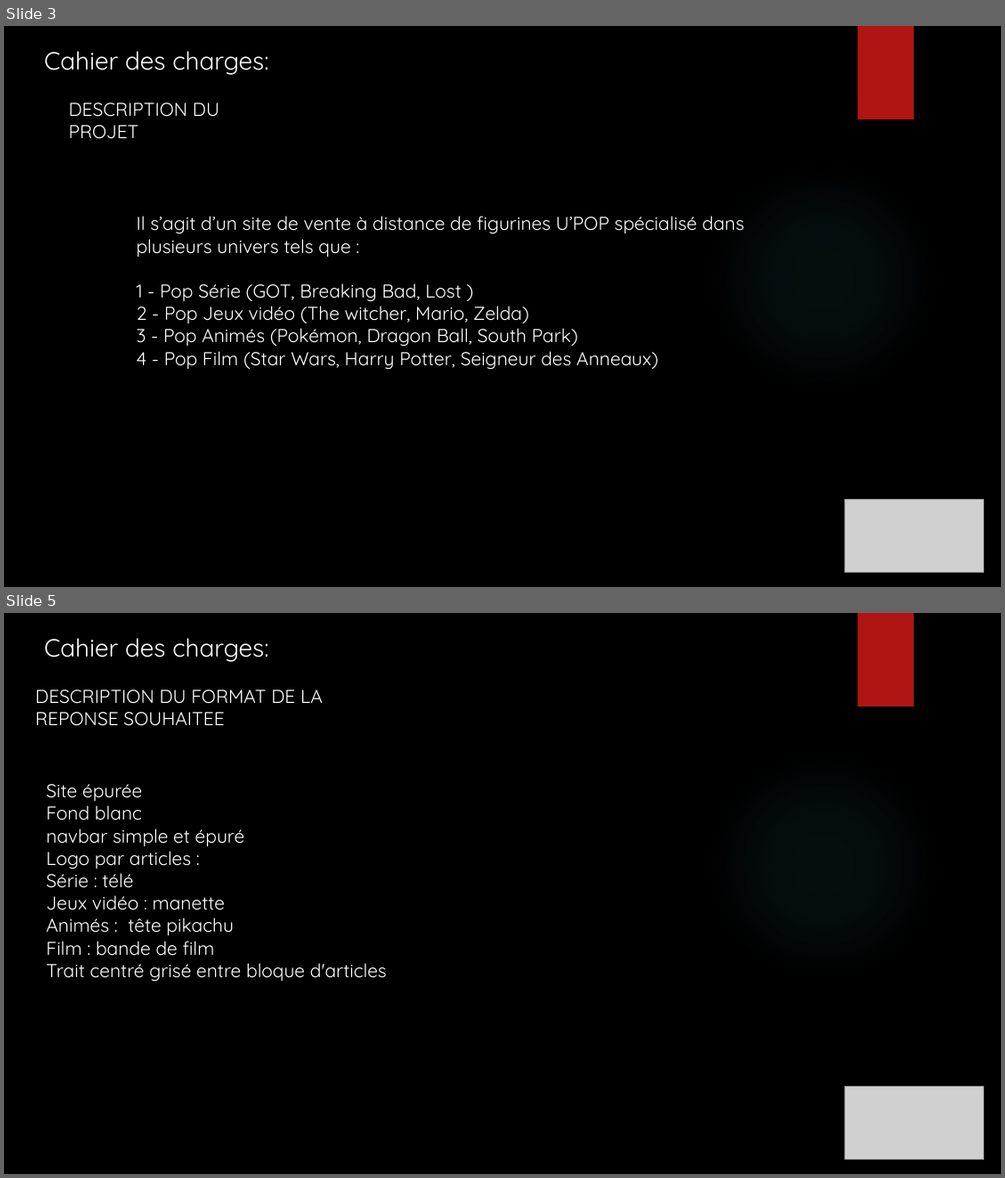
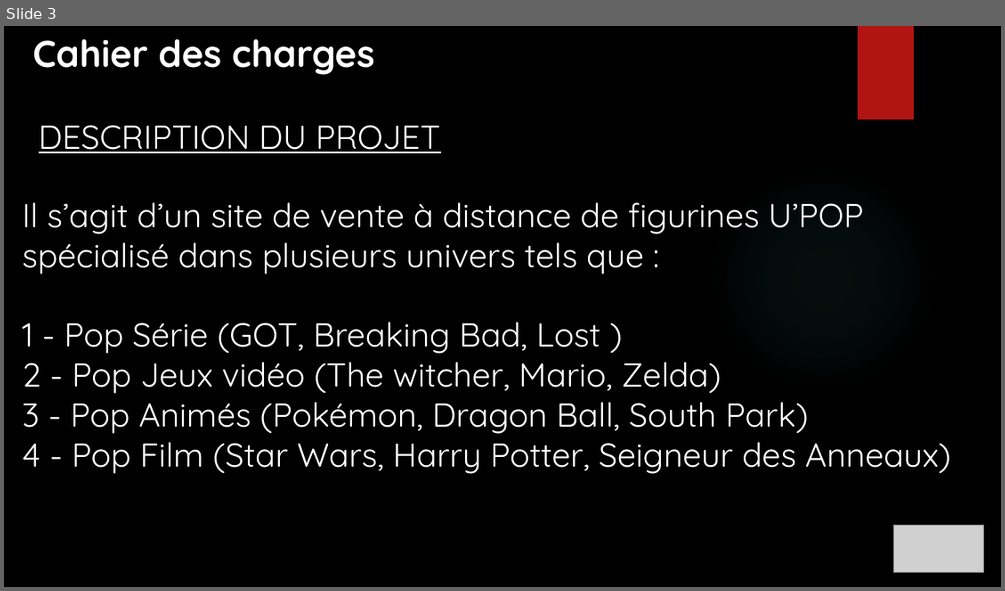
Before and after one commit to ChampemeDylan/UPOP, a slide deck: Présentation UPOP.pptx. Shown one above the other, each under a label of ours: slides 3 and 5 before the commit, slide 3 after it; the slides between them are not shown. The pictures are 1005x1178 and 1005x591 pixels, drawn with LibreOffice and Linux fonts; fonts in the diff are those of the drawing; grey boxes stand for pictures; background and template pictures are left out. Boxes give left, top, right and bottom in pixels: in the first picture for what was removed or moved away, otherwise in the second. Text is boxed around its words. In the diff, an @@ line names an element or a change of style, - is before the commit and + after.

```diff
--- a/Présentation UPOP.pptx
+++ b/Présentation UPOP.pptx
@@ slide 5 removed at (4, 613, 1001, 1174), background picture (left out); not listed: 2 template elements that a slide beside it also shows @@
@@ text removed at (44, 638, 268, 662) @@
-Cahier des charges:
@@ text removed at (35, 690, 323, 726) @@
-DESCRIPTION DU FORMAT DE LA REPONSE SOUHAITEE
@@ text removed at (46, 784, 387, 981) @@
-Site épurée
-Fond blanc
-navbar simple et épuré
-Logo par articles :
-Série : télé
-Jeux vidéo : manette
-Animés : tête pikachu
-Film : bande de film
-Trait centré grisé entre bloque d'articles
@@ picture removed at (845, 1086, 985, 1159) @@
@@ slide 3 changed as well @@
@@ text at (32, 39, 374, 75): text changed; size 24 to 36 pt; bold on @@
-Cahier des charges:
+Cahier des charges
@@ text "DESCRIPTION DU PROJET": place and size @@
-text "DESCRIPTION DU PROJET" at (69, 103, 219, 139)
+text "DESCRIPTION DU PROJET" at (39, 125, 440, 153)
@@ text "DESCRIPTION DU PROJET" at (39, 125, 440, 153): size 18 to 32 pt, underline on @@
@@ text "Il s’agit d’un site de ...": place and size @@
-text "Il s’agit d’un site de ..." at (137, 216, 744, 370)
+text "Il s’agit d’un site de ..." at (22, 202, 951, 474)
@@ text "Il s’agit d’un site de ..." at (22, 202, 951, 474): size 18 to 32 pt @@
@@ picture: place and size @@
-picture at (845, 499, 985, 572)
+picture at (894, 524, 984, 572)
```
Also in this commit, not shown: 13 other slides changed, 14 slides added, 4 other slides removed, 1 other file.
